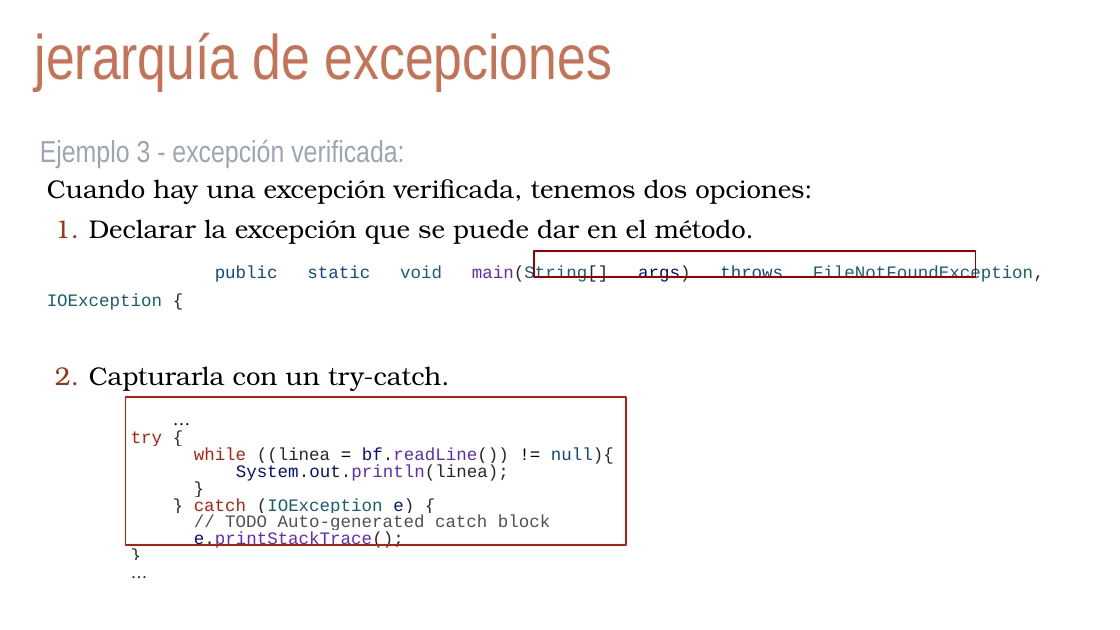
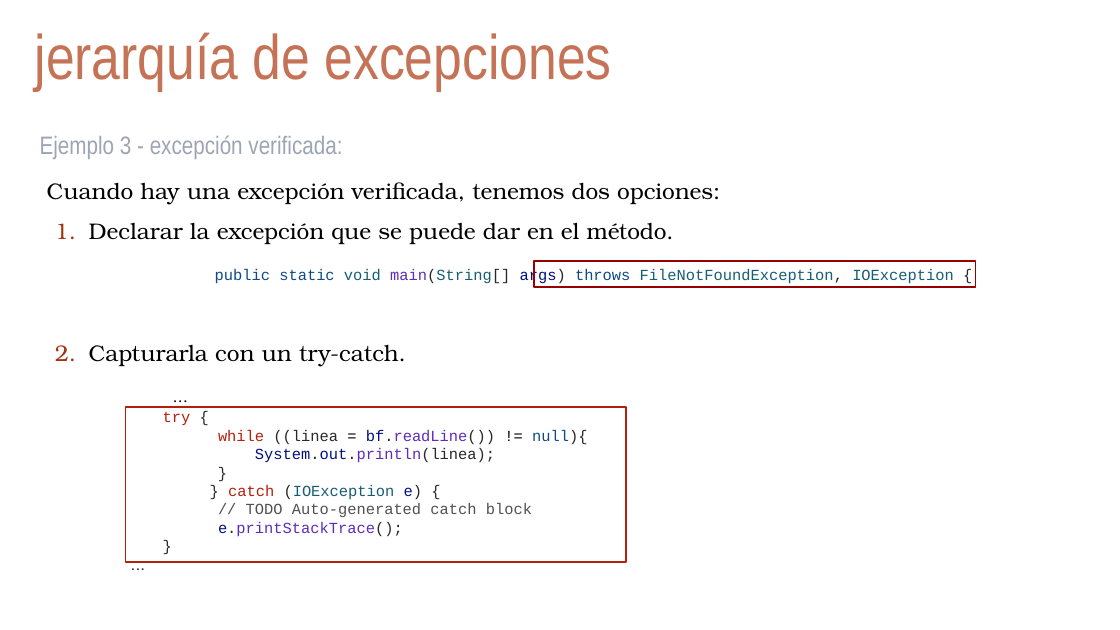
Before and after one commit to arturoblasco/PROG23, a slide deck: slide 12 of UD03/ud03_excepciones.pptx. Drawn at 1120x630 pixels with LibreOffice and Linux fonts; fonts in the diff are those of the drawing; background and template pictures are left out. Boxes give left, top, right and bottom in pixels: in the first picture for what was removed or moved away, otherwise in the second. Text is boxed around its words. In the diff, an @@ line names an element or a change of style, - is before the commit and + after.

```diff
--- a/UD03/ud03_excepciones.pptx
+++ b/UD03/ud03_excepciones.pptx
@@ text "Ejemplo 3 - excepción verificada:" at (x1=40, y1=135, x2=342, y2=159): size 26 to 21.6 pt @@
@@ text "Cuando hay una excepción verificada, ..." at (x1=47, y1=182, x2=954, y2=537): size 22 to 19.4 pt in "Cuando hay una excepción verificada, tenemos dos ...", "Declarar la excepción que se puede dar ...", "Capturarla con un try-catch."; size 15 to 13.2 pt in "public static void main(String[] args) throws FileNotFoundEx ...", "…", "try {", "while ((linea = bf.readLine()) != null){" and 7 more places; line spacing 1.3 to 1.5; indent changed; line spacing 0.8 to 1 @@
@@ rectangle moved from (x1=534, y1=250, x2=975, y2=276) to (x1=534, y1=260, x2=975, y2=287) @@
@@ rectangle resized from (x1=125, y1=397, x2=626, y2=544) to (x1=125, y1=407, x2=626, y2=562) @@
```
Also in this commit, not shown: 18 other slides changed, 2 other files.
